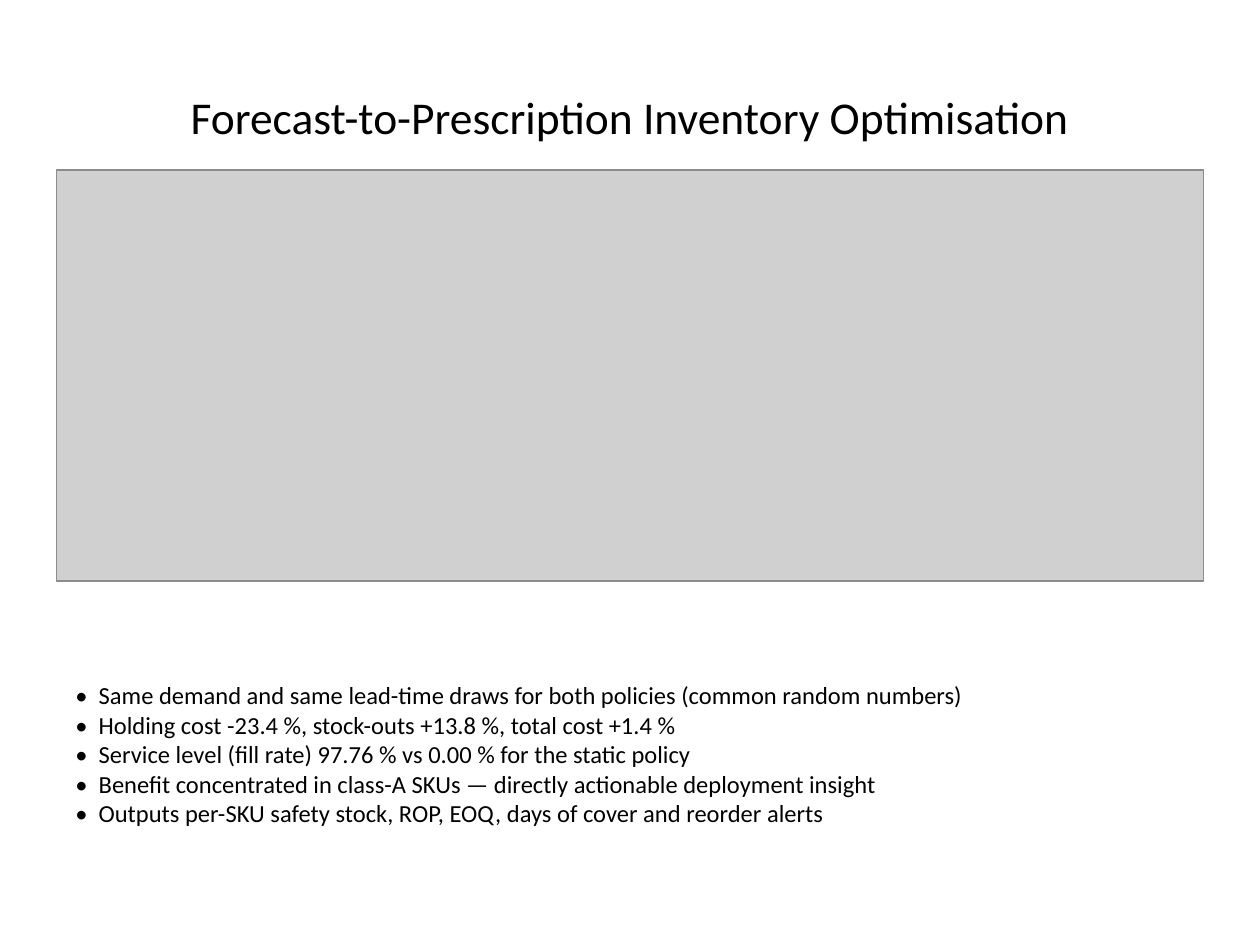
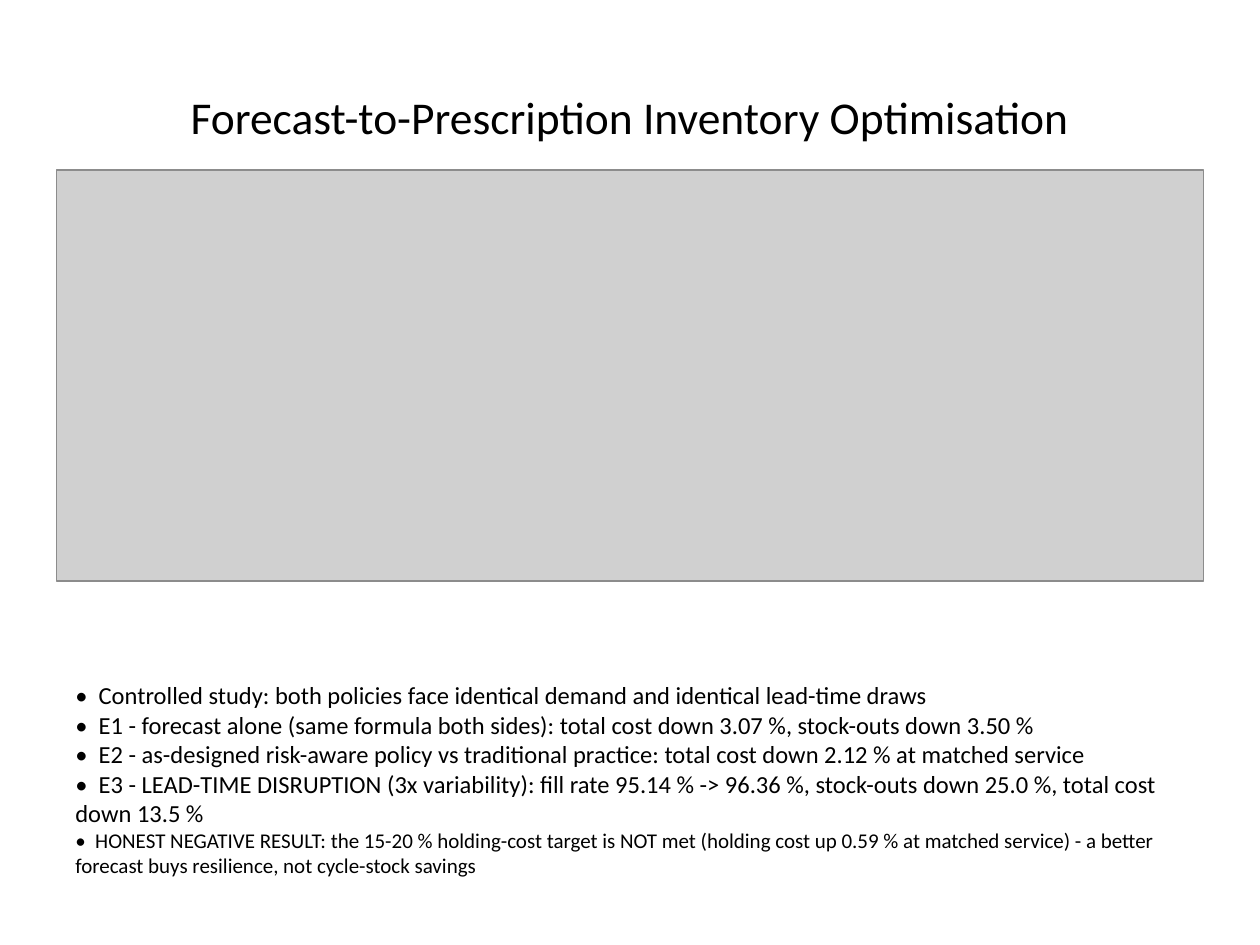
Before and after one commit to shivasaivinesh/KLH-CSE-2026-27-2420030691-supply-chain-optimization-, a slide deck: slide 6 of docs/team 15 review-III ppt.pptx. Drawn at 1260x945 pixels with LibreOffice and Linux fonts; fonts in the diff are those of the drawing; grey boxes stand for pictures. Boxes give left, top, right and bottom in pixels: in the first picture for what was removed or moved away, otherwise in the second. Text is boxed around its words. In the diff, an @@ line names an element or a change of style, - is before the commit and + after.

Commit message:
Fix stale/inaccurate wording in the generated PPT and DOCX
The first generated deck still carried pre-experiment inventory figures and one
broken lookup, which contradicted the report. Corrections:

- slide 2/6/8: replace the stale '-23.4% holding / +13.8% stock-outs' lines with
  the controlled-experiment results (E1 forecast-only, E2 as-designed,
  E3 lead-time disruption) and the honest negative result
- slide 6: fix a broken policy lookup that rendered as '0.00 %'
- slide 8: O2 was claimed ACHIEVED; now PARTIALLY ACHIEVED to match the report,
  and the dashboard is described as 5 tabs (not 7 modules)
- ambiguous signs: the pipeline reports reductions as positive numbers, so
  '+2.1 %' read as an increase. All such values are now rendered as
  'down 2.1 %' / 'up 0.59 %' in both the DOCX tables and the deck
- DOCX footer still said 'Review-I Assessment Document'; the template patcher
  now relabels the footer and header consistently

```diff
--- a/docs/team 15 review-III ppt.pptx
+++ b/docs/team 15 review-III ppt.pptx
@@ text at (x1=75, y1=687, x2=1156, y2=877): text changed @@
-• Same demand and same lead-time draws for both policies (common random numbers)
-• Holding cost -23.4 %, stock-outs +13.8 %, total cost +1.4 %
-• Service level (fill rate) 97.76 % vs 0.00 % for the static policy
-• Benefit concentrated in class-A SKUs — directly actionable deployment insight
-• Outputs per-SKU safety stock, ROP, EOQ, days of cover and reorder alerts
+• Controlled study: both policies face identical demand and identical lead-time draws
+• E1 - forecast alone (same formula both sides): total cost down 3.07 %, stock-outs down 3.50 %
+• E2 - as-designed risk-aware policy vs traditional practice: total cost down 2.12 % at matched service
+• E3 - LEAD-TIME DISRUPTION (3x variability): fill rate 95.14 % -> 96.36 %, stock-outs down 25.0 %, total cost down 13.5 %
+• HONEST NEGATIVE RESULT: the 15-20 % holding-cost target is NOT met (holding cost up 0.59 % at matched service) - a better forecast buys resilience, not cycle-stock savings
```
Also in this commit, not shown: 2 other slides changed, 3 other files.
